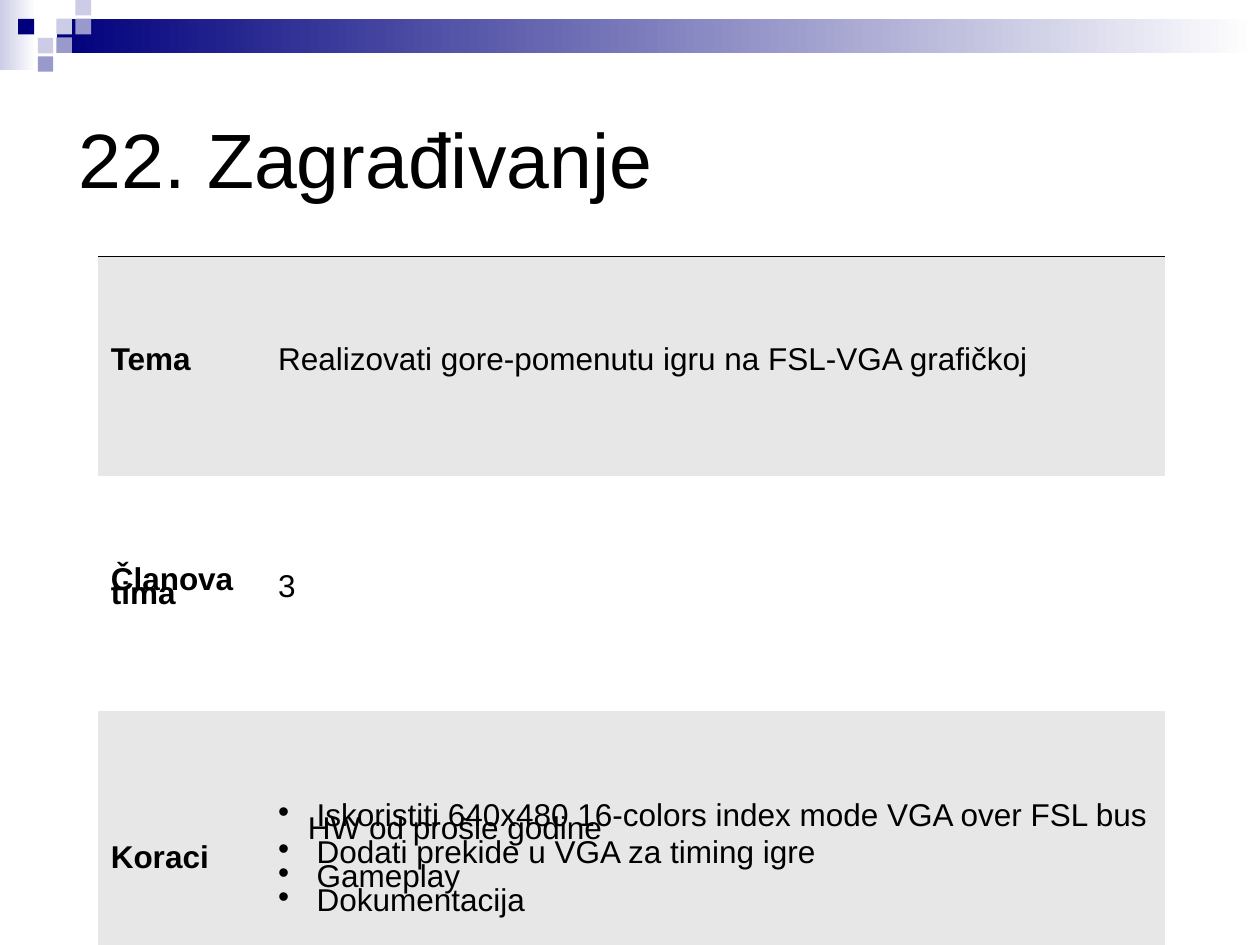
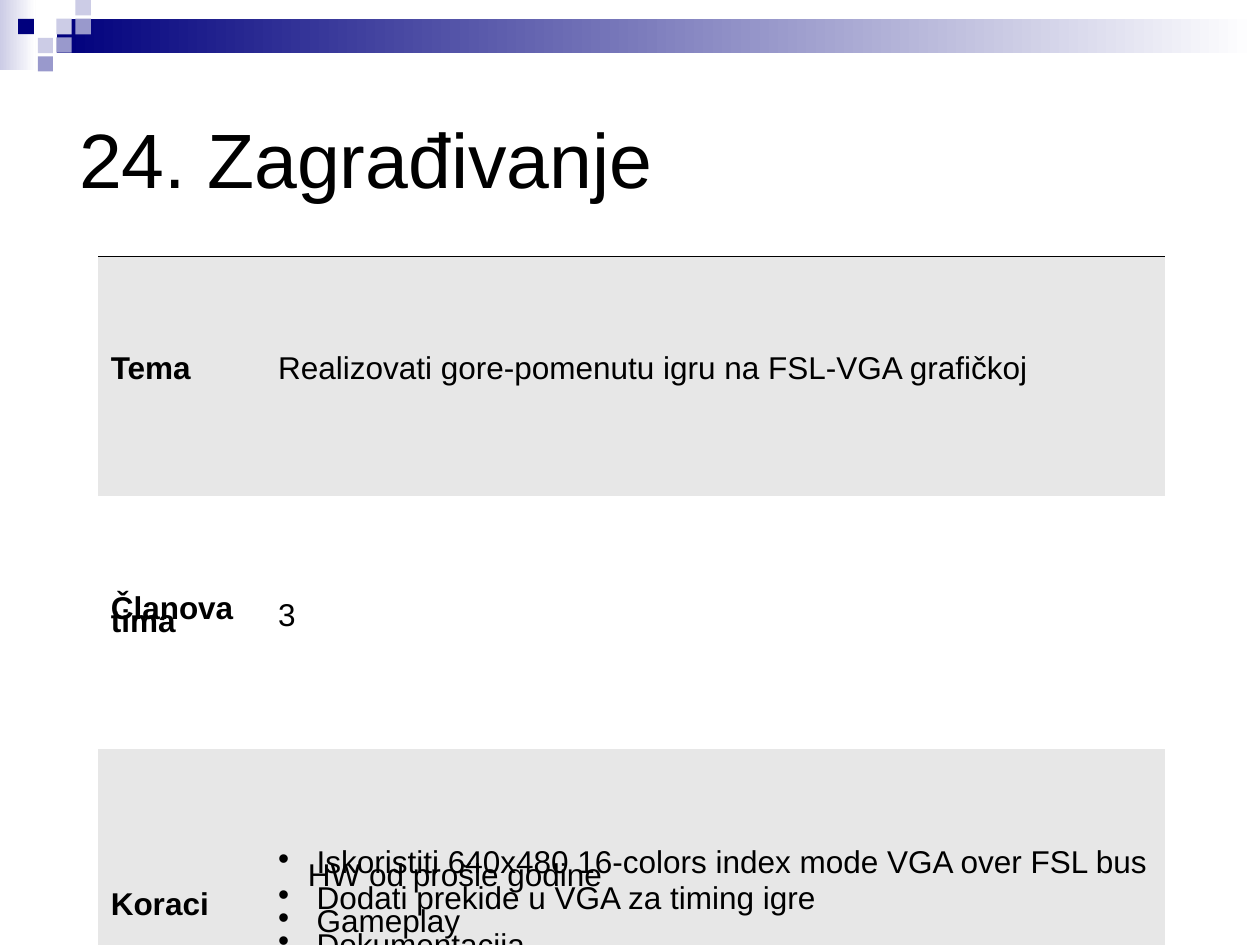
Before and after one commit to stefankoncarevic/projects_2018, a slide deck: slide 26 of LPRS2_projekti.ppt (slide 24 before the commit). Drawn at 1260x945 pixels with LibreOffice and Linux fonts; fonts in the diff are those of the drawing. Boxes give left, top, right and bottom in pixels: in the first picture for what was removed or moved away, otherwise in the second. Text is boxed around its words. In the diff, an @@ line names an element or a change of style, - is before the commit and + after.

```diff
--- a/LPRS2_projekti.ppt
+++ b/LPRS2_projekti.ppt
@@ text at bbox=[79, 132, 652, 203]: text changed @@
-22. Zagrađivanje
+24. Zagrađivanje
@@ table at bbox=[98, 256, 1165, 945] @@
@@ line spacing 0.38 to 0.36 @@
```
Also in this commit, not shown: 24 other slides changed, 2 slides added, 1 other file.
